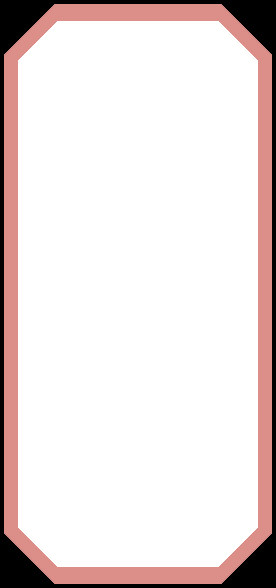
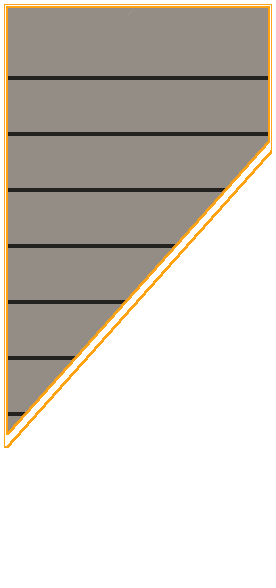
The second w=276, h=588 image is a revision of the first. Changes to its layers:
hid "Frame", painted on it over [4,4,272,584]
added layer "Door top layer" above "Door top" over [8,24,268,416]
showed "Door top", painted on it over [4,4,272,448]
hid "White corners" over [0,0,276,588]
